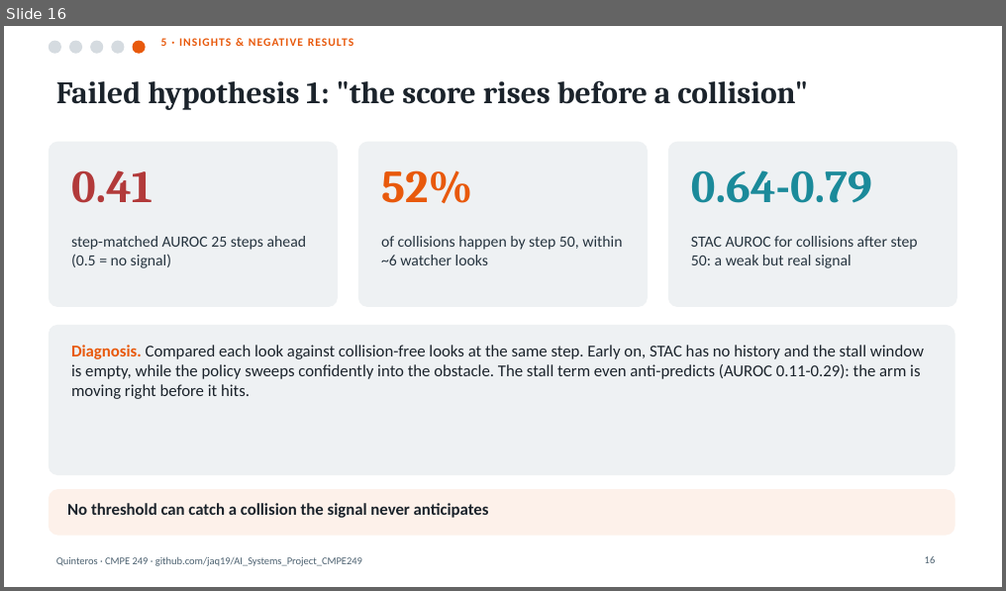
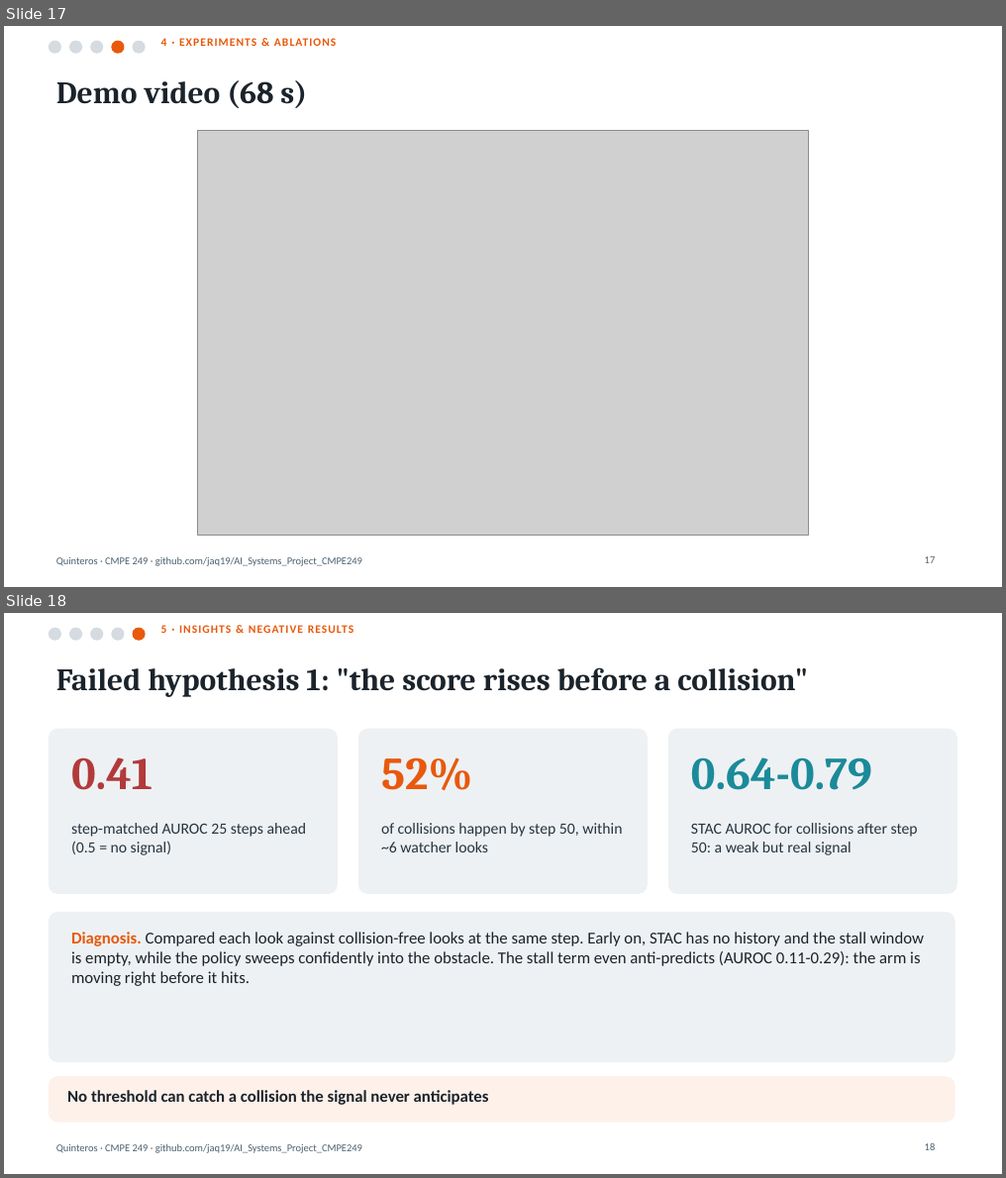
Before and after one commit to jaq19/AI_Systems_Project_CMPE249, a slide deck: deliverables/VLA_Watcher_Slides_Quinteros.pptx. Shown one above the other, each under a label of ours: slide 16 before the commit, slides 17 and 18 after it. The pictures are 1006x591 and 1006x1178 pixels, drawn with LibreOffice and Linux fonts; fonts in the diff are those of the drawing; grey boxes stand for pictures. Boxes give left, top, right and bottom in pixels: in the first picture for what was removed or moved away, otherwise in the second. Text is boxed around its words. In the diff, an @@ line names an element or a change of style, - is before the commit and + after.

Commit message:
Deliverables: slides with demo + demo video

```diff
--- a/deliverables/VLA_Watcher_Slides_Quinteros.pptx
+++ b/deliverables/VLA_Watcher_Slides_Quinteros.pptx
@@ slide 17 added at (4,26,1002,587), background #FFFFFF; not listed: 1 template element that a slide beside it also shows @@
@@ ellipse added at (49,41,60,53), fill #D5DBE0, outline #D5DBE0 1 pt @@
@@ ellipse added at (70,41,82,53), fill #D5DBE0, outline #D5DBE0 1 pt @@
@@ ellipse added at (91,41,103,53), fill #D5DBE0, outline #D5DBE0 1 pt @@
@@ ellipse added at (112,41,124,53), fill #E8590C, outline #E8590C 1 pt @@
@@ ellipse added at (133,41,145,53), fill #D5DBE0, outline #D5DBE0 1 pt @@
@@ text added at (161,38,337,46), 11 pt, text #E8590C, bold @@
+4 · EXPERIMENTS & ABLATIONS
@@ title added at (56,80,307,108), 30 pt, text #1B232B, bold @@
+Demo video (68 s)
@@ picture added at (198,131,809,535) @@
@@ page number added at (925,557,936,564), 10 pt, text #4C6170 @@
+17
@@ what was slide 16 is now slide 18 @@
```
Also in this commit, not shown: 2 slides changed, 1 other slide added.
